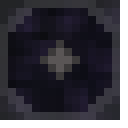
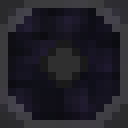
The second 128×128 image is a revision of the first. Changes to its layers:
"Layer #2": opacity 98% → 100%, painted on it over (40, 40, 88, 88)
hid "Layer #1", opacity 98% → 100%, painted on it over (40, 40, 88, 88)
"Layer": opacity 32% → 40%, painted on it over (0, 0, 128, 128)
renamed "teleporter_active.png" to "bookcloner_bottom.png", painted on it over (0, 0, 128, 128)
